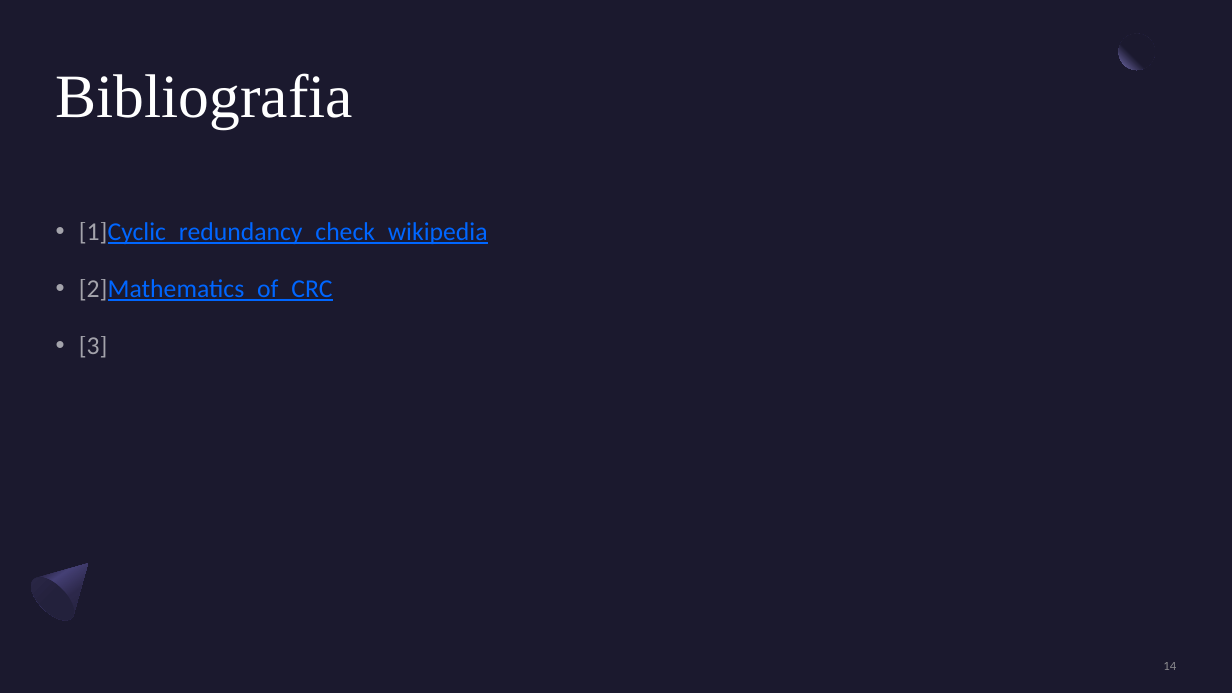
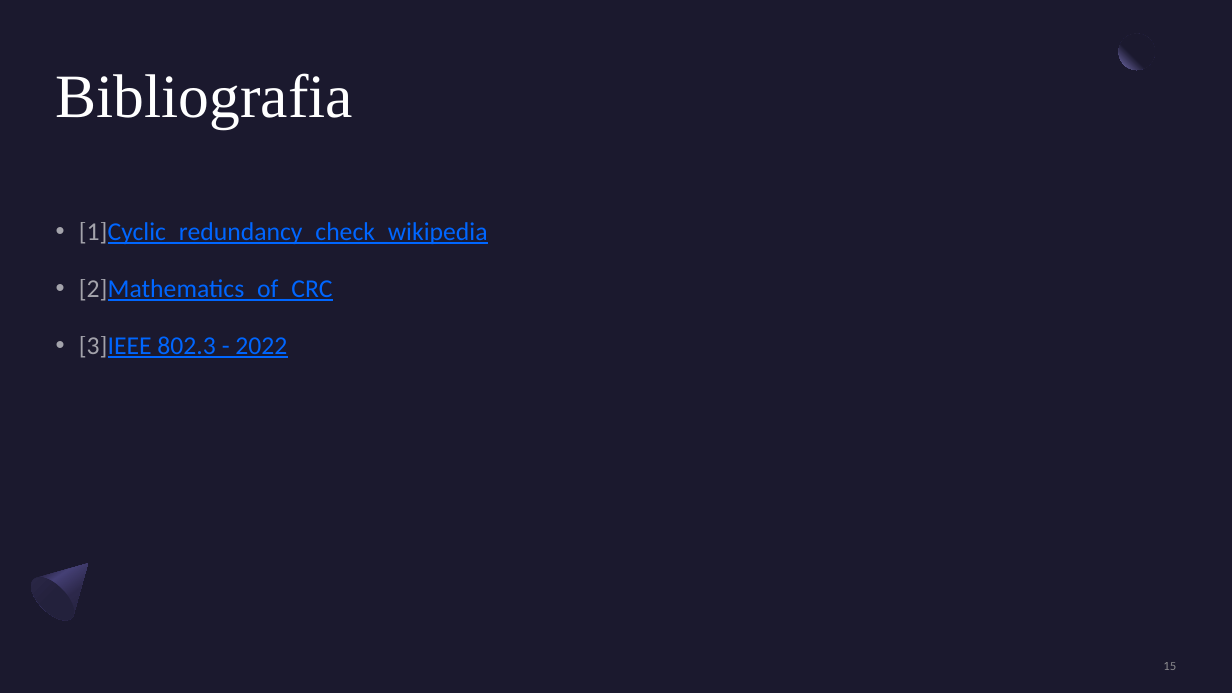
Before and after one commit to Kindly000/kik_project_CRC32, a slide deck: slide 15 of Implementacja kodu wielomianowego CRC-32 – IEEE 802-3.pptx (slide 14 before the commit). Drawn at 1232x693 pixels with LibreOffice and Linux fonts; fonts in the diff are those of the drawing. Boxes give left, top, right and bottom in pixels: in the first picture for what was removed or moved away, otherwise in the second. Text is boxed around its words. In the diff, an @@ line names an element or a change of style, - is before the commit and + after.

```diff
--- a/Implementacja kodu wielomianowego CRC-32 – IEEE 802-3.pptx
+++ b/Implementacja kodu wielomianowego CRC-32 – IEEE 802-3.pptx
@@ text at (x1=79, y1=336, x2=287, y2=358): text changed; text colour #FFFFFF at 60% opacity to #0066FF @@
-• [3]
+• [3]IEEE 802.3 - 2022
@@ page number at (x1=1163, y1=662, x2=1176, y2=670): text changed @@
-14
+15
```
Also in this commit, not shown: 2 other slides changed, 3 slides added, 2 slides removed.
